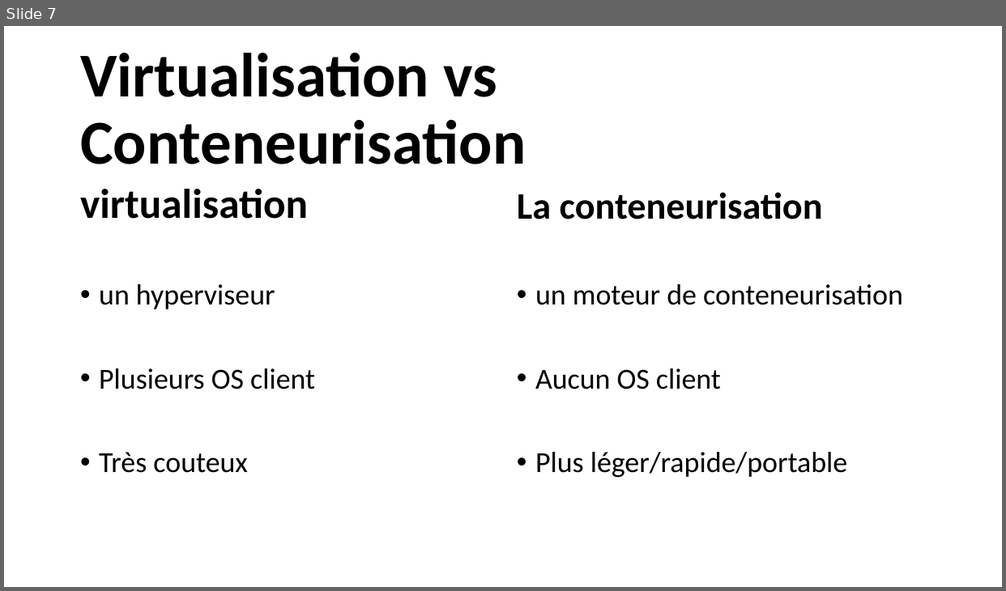
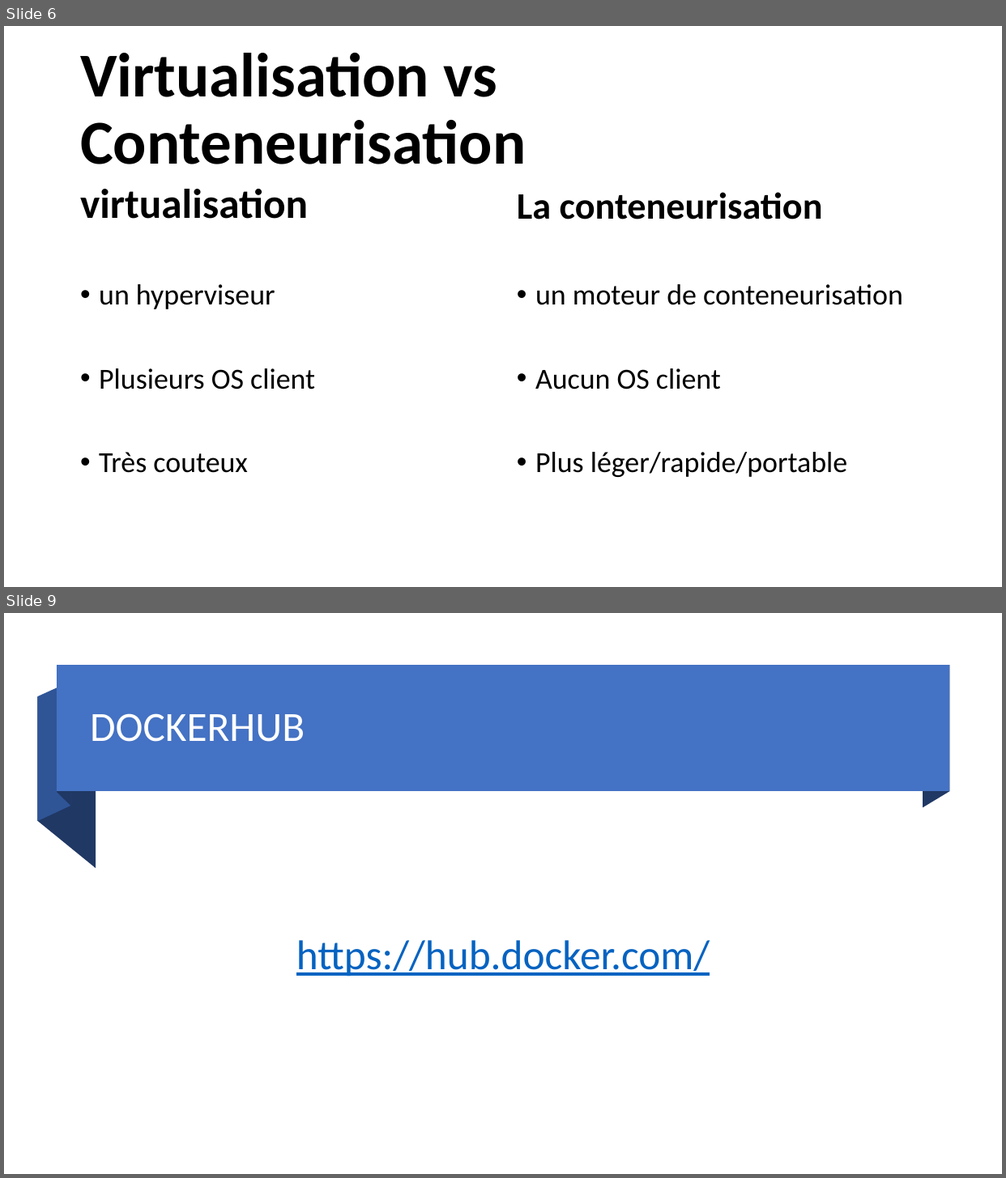
Before and after one commit to lukihd/Labo-Cloud-2020-2021, a slide deck: cours/docker/DOCKER.pptx. Shown one above the other, each under a label of ours: slide 7 before the commit, slides 6 and 9 after it; the slides between them are not shown. The pictures are 1006x591 and 1006x1178 pixels, drawn with LibreOffice and Linux fonts; fonts in the diff are those of the drawing. Boxes give left, top, right and bottom in pixels: in the first picture for what was removed or moved away, otherwise in the second. Text is boxed around its words. In the diff, an @@ line names an element or a change of style, - is before the commit and + after.

```diff
--- a/cours/docker/DOCKER.pptx
+++ b/cours/docker/DOCKER.pptx
@@ slide 9 added at [4, 613, 1002, 1174], background #FFFFFF @@
@@ freeform shape added at [38, 682, 70, 822], fill #2F5597 @@
@@ rectangle added at [57, 666, 949, 792], fill #4472C4 @@
@@ freeform shape added at [57, 666, 70, 806], fill #203864 @@
@@ freeform shape added at [923, 666, 949, 808], fill #203864 @@
@@ freeform shape added at [38, 697, 96, 868], fill #203864 @@
@@ title added at [90, 713, 305, 742], 40 pt, text #FFFFFF @@
+DOCKERHUB
@@ text added at [296, 940, 710, 977], 40 pt, text #0563C1, underline @@
+https://hub.docker.com/
@@ what was slide 7 is now slide 6 @@
```
Also in this commit, not shown: 4 slides changed, 1 other slide added, 4 slides removed, 1 other file.
